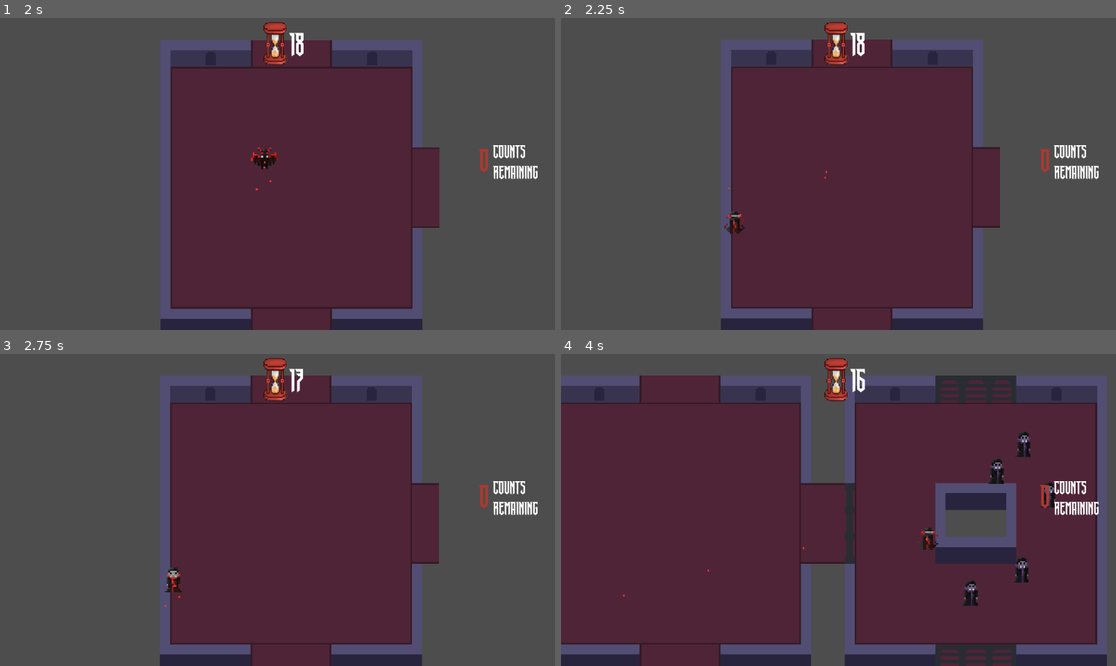
Above: before the commit, frames 1-4 (two rows, left to right).
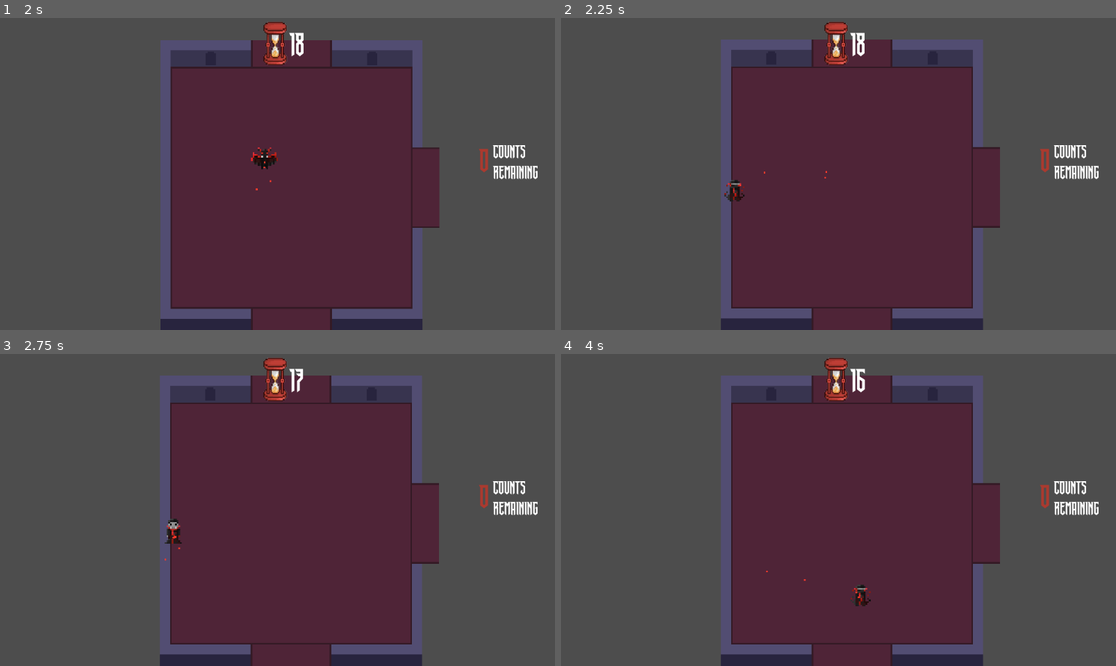
Above: after the commit, the same moments.

Repository: francoisouiz/countdowntogmtk
Game: Godot game, scene res://scenes/root.tscn
The game is run twice, just before and just after one commit, with the same random seed, the same clock (stepped at 60 frames per second) and the same inputs.
Inputs (mouse positions are in pixels of both pictures, inside the frame that each line leads up to):
- Up to frame 1 (2 s): click "PLAY" at 0.5 s; move the mouse to (399, 158) at 1.27 s; hold Q (charge) from 1.28 s (still down); click (399, 158) at 1.55 s
- Up to frame 2 (2.25 s): move the mouse to (727, 189) at 2.02 s; release Q (charge) at 2.03 s; click (727, 189) at 2.1 s
- Up to frame 3 (2.75 s): tap Q (charge) at 2.3 s
- Up to frame 4 (4 s): move the mouse to (894, 441) at 2.77 s; hold Q (charge) 2.78-3.53 s; click (894, 441) at 3.05 s; move the mouse to (810, 572) at 3.52 s; click (810, 572) at 3.6 s; tap Q (charge) at 3.8 s

Frame 1 is identical in both runs. In frame 2, 0.3% of the frame differs, in the area x 29-37%, y 49-70%; in frame 3, 0.3%; in frame 4, 61%, in the area x 0-99%, y 6-100%.

Commit message:
feat: add upgrades

Diff:
--- /dev/null
+++ b/scenes/bounce.tscn
@@ -0,0 +1,25 @@
+[gd_scene format=3 uid="uid://c2kmyh62pl8g6"]
+
+[ext_resource type="Script" uid="uid://busfa8fni0gb8" path="res://scripts/bounce.gd" id="1_24g6y"]
+[ext_resource type="Texture2D" uid="uid://caikdh3y5k78j" path="res://assets/new_arrow.png" id="2_24g6y"]
+
+[sub_resource type="RectangleShape2D" id="RectangleShape2D_s3x7s"]
+size = Vector2(15.5, 9)
+
+[node name="Bounce" type="Node2D" unique_id=1917848021]
+script = ExtResource("1_24g6y")
+
+[node name="Sprite2D" type="Sprite2D" parent="." unique_id=1364549958]
+position = Vector2(-1, 0)
+scale = Vector2(0.055214725, 0.056872036)
+texture = ExtResource("2_24g6y")
+
+[node name="Area2D" type="Area2D" parent="." unique_id=1009814381]
+collision_layer = 2
+collision_mask = 5
+
+[node name="CollisionShape2D" type="CollisionShape2D" parent="Area2D" unique_id=380452086]
+position = Vector2(-0.75, -0.5)
+shape = SubResource("RectangleShape2D_s3x7s")
+
+[connection signal="body_entered" from="Area2D" to="." method="_on_area_2d_body_entered"]
--- a/scenes/level.tscn
+++ b/scenes/level.tscn
@@ -16,3 +16,5 @@
 [node name="BloodDrops" type="Node" parent="." unique_id=1550726003]
 
 [node name="PlayerProjectiles" type="Node" parent="." unique_id=2098990834]
+
+[node name="Bounce" type="Node" parent="." unique_id=678130208]
--- /dev/null
+++ b/scenes/triple.tscn
@@ -0,0 +1,25 @@
+[gd_scene format=3 uid="uid://cad21joxt3k02"]
+
+[ext_resource type="Script" uid="uid://drrnyjtu1vgbl" path="res://scripts/triple.gd" id="1_3vfvt"]
+[ext_resource type="Texture2D" uid="uid://cmlfuobm1yaou" path="res://assets/sprites/fork.png" id="1_nwo3n"]
+
+[sub_resource type="RectangleShape2D" id="RectangleShape2D_3vfvt"]
+size = Vector2(4, 16)
+
+[node name="Triple" type="Node2D" unique_id=1263919009]
+script = ExtResource("1_3vfvt")
+
+[node name="Sprite2D" type="Sprite2D" parent="." unique_id=972893297]
+position = Vector2(7.450581e-09, -1)
+scale = Vector2(0.12011719, 0.107036225)
+texture = ExtResource("1_nwo3n")
+
+[node name="Area2D" type="Area2D" parent="." unique_id=924234957]
+collision_layer = 2
+collision_mask = 5
+
+[node name="CollisionShape2D" type="CollisionShape2D" parent="Area2D" unique_id=62217866]
+position = Vector2(0, -1)
+shape = SubResource("RectangleShape2D_3vfvt")
+
+[connection signal="body_entered" from="Area2D" to="." method="_on_area_2d_body_entered"]
--- a/scripts/basic_enemy.gd
+++ b/scripts/basic_enemy.gd
@@ -4,6 +4,8 @@
 var player: Player
 var found_player = false
 var blood_drop_scene = preload("res://scenes/blood_drop.tscn")
+var triple_scene = preload("res://scenes/triple.tscn")
+var bounce_scene = preload("res://scenes/bounce.tscn")
 var _touching_player = false
 
 @export var damage = 10.0
@@ -24,9 +26,18 @@
 		move_and_slide()
 
 func die() -> void:
+	var random_dice = randi_range(1, 30)
 	var drop = blood_drop_scene.instantiate()
+	match random_dice:
+		1:
+			if "bounce" not in player.inven:
+				drop = bounce_scene.instantiate()
+		2:
+			if "trip" not in player.inven:
+				drop = triple_scene.instantiate()
+
 	drop.position = global_position
-	get_node("../../BloodDrops").call_deferred("add_child", drop)
+	get_node("../../Bounce").call_deferred("add_child", drop)
 
 	Events.enemy_died.emit(self)
 	print("dead")
--- a/scripts/blood_drop.gd
+++ b/scripts/blood_drop.gd
@@ -1,7 +1,7 @@
 extends Node2D
 
 
-@export var heal_value: int = 5
+@export var heal_value: int = 2
 
 func pickup(player: Node2D) -> void:
 	player.add_time(heal_value)
--- /dev/null
+++ b/scripts/bounce.gd
@@ -0,0 +1,10 @@
+extends Node2D
+
+func pickup(player: Node2D) -> void:
+	player.inven.append("bounce")
+	queue_free()
+
+
+func _on_area_2d_body_entered(body: Node2D) -> void:
+	if body is Player:
+		pickup(body)
--- a/scripts/player.gd
+++ b/scripts/player.gd
@@ -35,6 +35,7 @@
 
 
 func _physics_process(delta):
+	print(inven)
 	if current_form == Vampire_Forms.HUMAN:
 		shoot()
 		set_collision_mask_value(2, true)
@@ -90,6 +91,8 @@
 		var diff_ms = release_time - press_time
 		current_form = Vampire_Forms.BAT
 		diff_sec = diff_ms / 1500.0
+		if diff_sec > 0.3:
+			diff_sec = 0.3
 		final_pos = global_position
 		final_mouse = get_global_mouse_position()
 		curr_vel = final_mouse - final_pos
@@ -101,12 +104,29 @@
 func shoot() -> void:
 	if Input.is_action_just_pressed("shoot"):
 		var mouse_coordinates: Vector2 = get_relative_mouse_position().normalized()
-		var proj = projectile_scene.instantiate()
 
-		proj.set_velocity_components(mouse_coordinates)
-		proj.position = position
+		if "trip" not in inven:
+			var proj = projectile_scene.instantiate()
 
-		get_node("../PlayerProjectiles").add_child(proj)
+			proj.set_velocity_components(mouse_coordinates)
+			proj.position = position
+
+			get_node("../PlayerProjectiles").add_child(proj)
+		else:
+			var proj1 = projectile_scene.instantiate()
+			var proj2 = projectile_scene.instantiate()
+			var proj3 = projectile_scene.instantiate()
+
+			proj1.set_velocity_components(mouse_coordinates)
+			proj2.set_velocity_components(mouse_coordinates.rotated(PI/6))
+			proj3.set_velocity_components(mouse_coordinates.rotated(-PI/6))
+			proj1.position = position
+			proj2.position = position
+			proj3.position = position
+
+			get_node("../PlayerProjectiles").add_child(proj1)
+			get_node("../PlayerProjectiles").add_child(proj2)
+			get_node("../PlayerProjectiles").add_child(proj3)
 
 func _on_i_frame_cooldown_timeout() -> void:
 	can_take_damage = true
--- /dev/null
+++ b/scripts/triple.gd
@@ -0,0 +1,10 @@
+extends Node2D
+
+func pickup(player: Node2D) -> void:
+	player.inven.append("trip")
+	queue_free()
+
+
+func _on_area_2d_body_entered(body: Node2D) -> void:
+	if body is Player:
+		pickup(body)
Binary file added: assets/arrow.png
Not shown, added: assets/arrow.png.import
Binary file added: assets/new_arrow.png
Not shown, added: assets/new_arrow.png.import
Binary file added: assets/sprites/fork.png
Not shown, added: assets/sprites/fork.png.import
Not shown, added: scripts/bounce.gd.uid
Not shown, added: scripts/triple.gd.uid
